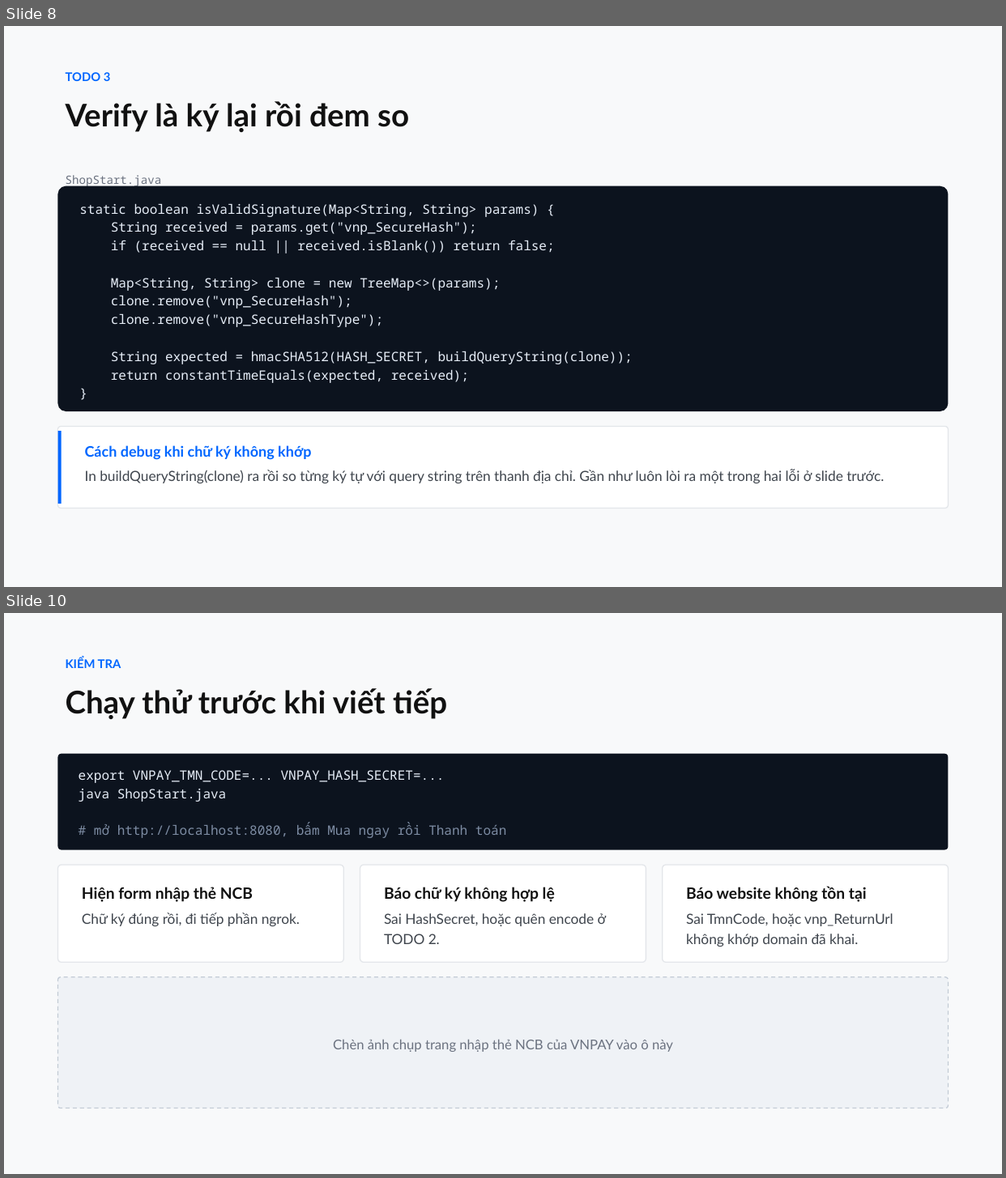
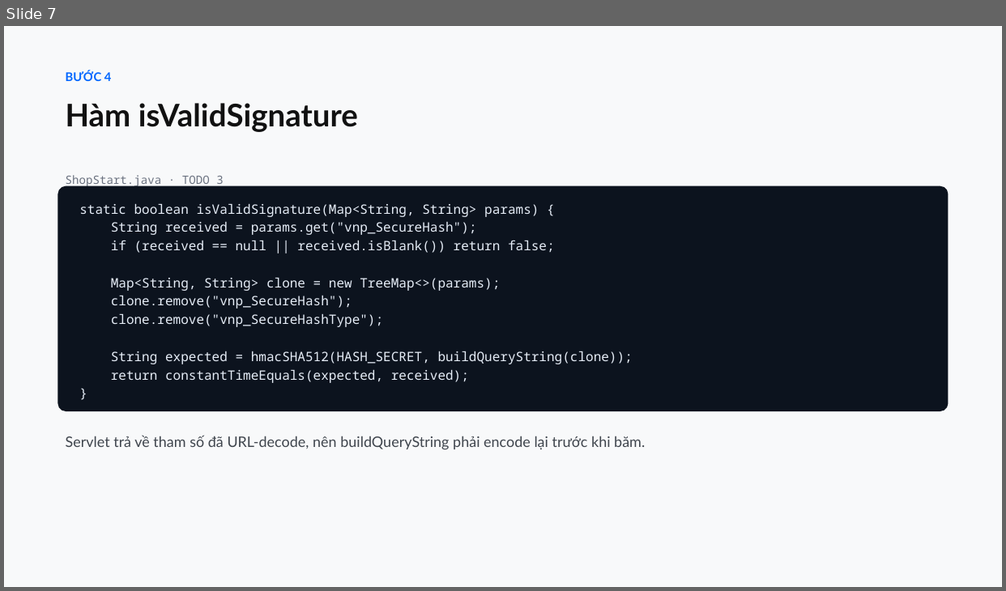
Before and after one commit to conchocon154/vnpay-seminar, a slide deck: VNPAY-seminar.pptx. Shown one above the other, each under a label of ours: slides 8 and 10 before the commit, slide 7 after it; the slides between them are not shown. The pictures are 1006x1178 and 1006x591 pixels, drawn with LibreOffice and Linux fonts; fonts in the diff are those of the drawing. Boxes give left, top, right and bottom in pixels: in the first picture for what was removed or moved away, otherwise in the second. Text is boxed around its words. In the diff, an @@ line names an element or a change of style, - is before the commit and + after.

```diff
--- a/VNPAY-seminar.pptx
+++ b/VNPAY-seminar.pptx
@@ slide 10 removed at (x1=4, y1=613, x2=1002, y2=1174), background #F8F9FA @@
@@ text removed at (x1=66, y1=658, x2=447, y2=719) @@
-KIỂM TRA
-Chạy thử trước khi viết tiếp
@@ rounded rectangle removed at (x1=58, y1=754, x2=948, y2=850) @@
-export VNPAY_TMN_CODE=... VNPAY_HASH_SECRET=...
-java ShopStart.java
-# mở http://localhost:8080, bấm Mua ngay rồi Thanh toán
@@ rounded rectangle removed at (x1=58, y1=865, x2=344, y2=963) @@
@@ rounded rectangle removed at (x1=360, y1=865, x2=646, y2=963) @@
@@ rounded rectangle removed at (x1=663, y1=865, x2=948, y2=963) @@
@@ text removed at (x1=82, y1=887, x2=300, y2=926) @@
-Hiện form nhập thẻ NCB
-Chữ ký đúng rồi, đi tiếp phần ngrok.
@@ text removed at (x1=384, y1=887, x2=607, y2=944) @@
-Báo chữ ký không hợp lệ
-Sai HashSecret, hoặc quên encode ở TODO 2.
@@ text removed at (x1=686, y1=886, x2=893, y2=947) @@
-Báo website không tồn tại
-Sai TmnCode, hoặc vnp_ReturnUrl không khớp domain đã khai.
@@ rounded rectangle removed at (x1=58, y1=977, x2=948, y2=1109) @@
-Chèn ảnh chụp trang nhập thẻ NCB của VNPAY vào ô này
@@ what was slide 8 is now slide 7 @@
@@ slide 7 changed as well @@
@@ text at (x1=66, y1=71, x2=358, y2=132): text changed @@
-TODO 3
-Verify là ký lại rồi đem so
+BƯỚC 4
+Hàm isValidSignature
@@ text at (x1=66, y1=175, x2=223, y2=187): text changed @@
-ShopStart.java
+ShopStart.java · TODO 3
@@ rounded rectangle removed at (x1=58, y1=426, x2=948, y2=508) @@
@@ rectangle removed at (x1=58, y1=431, x2=61, y2=504) @@
@@ text added at (x1=66, y1=435, x2=645, y2=450), 14 pt, text #3F454D @@
+Servlet trả về tham số đã URL-decode, nên buildQueryString phải encode lại trước khi băm.
@@ text removed at (x1=85, y1=446, x2=884, y2=484) @@
-Cách debug khi chữ ký không khớp
-In buildQueryString(clone) ra rồi so từng ký tự với query string trên thanh địa chỉ. Gần như luôn lòi ra một trong hai lỗi ở slide trước.
```
Also in this commit, not shown: 3 other slides changed, 10 slides added, 14 other slides removed, 1 other file.
